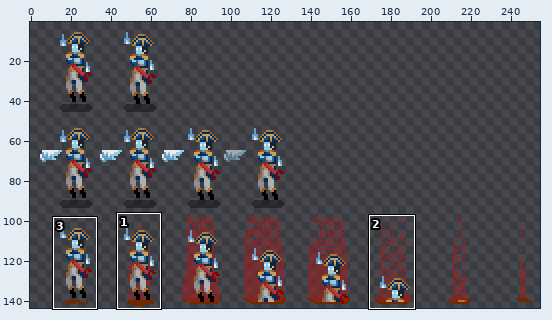
Edited in one commit: sprite sheet (Assets/Sprites/Personajes/Jose_Bonaparte_Full-Sheet.png). The first picture is a wide view before the edit; the outline marks the close-up.
Close-up. Earlier state:
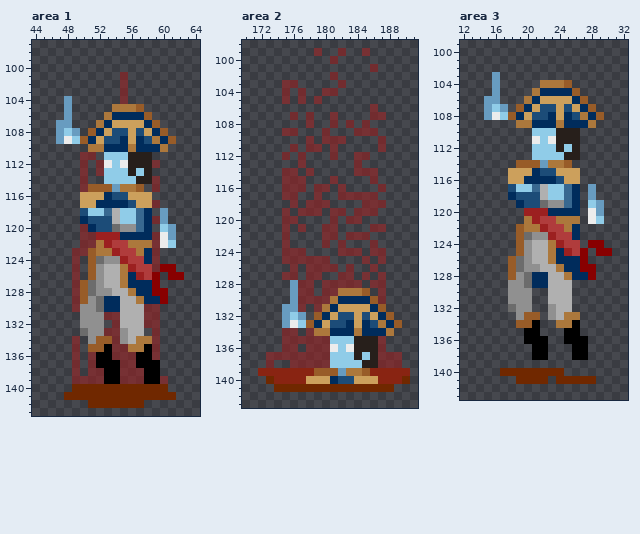
The file is 256x144 pixels. Colours within 5 levels of each other are drawn and written as one. Shown: area 1: x 44..64, y 97..143; area 2: x 170..191, y 98..143; area 3: x 12..32, y 99..143. The wide view leaves out empty margins. The commit also changed other parts of the picture, which this record leaves out.
After:
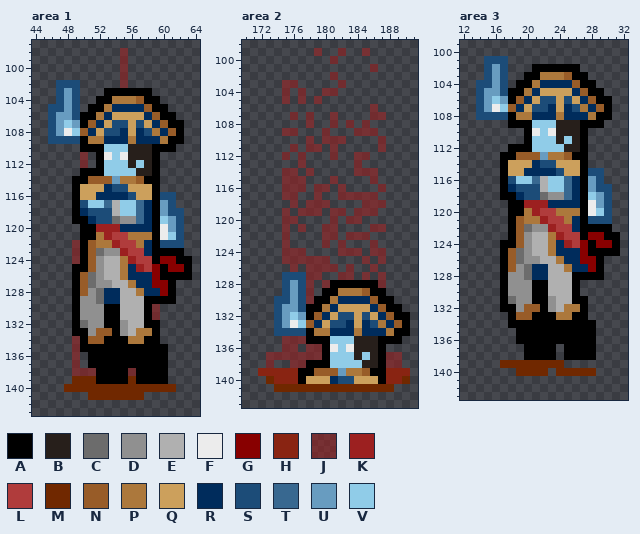
Palette (. is transparent): A #000000  B #271f1b  C #6c6c6c  D #909090  E #b0b0b0  F #ececec  G #880000  H #892412  J #9c202092  K #9c2020  L #b03c3c  M #702800  N #985c28  P #ac783c  Q #cca05c  R #002c5c  S #1c4c78  T #386890  U #689cc0  V #90cce8
The edit:
Changed rows in their new state; - is an unchanged pixel.
Area 1:
first column x 46:
 98 ---------J--------
 99 ---------J--------
100 ---------J--------
102 -SSS--------------
103 -SUS---AAAAAA-----
104 -S-S--AAPPPNAA----
105 SS-S-AAPRRRRNAA---
106 SU-SAAPRQQQQRNAA--
107 S-VUANRQSS-SQRNAA-
108 S-FVNRQS-R-RSPRNA-
109 SSSSAPPRR-P-RRPAA-
110 ----AAAVVVBBBAAA--
111 -----.AF-F---A----
112 ------AV-V-V-A----
113 ----AAA---VB-A----
114 ---AANNNUPPNAA----
115 ---AQQQRSSQQQA----
116 ---A--R-RRS--ASS--
117 ---ASVVTEVVTRAUS--
118 ---ARSSS-----A-SS-
119 ---AAR--CDD--AVUS-
120 ----AAKKKRRR-AF-S-
121 ----AAP-LLPPPA-VS-
122 ---JAN-PK-L-RASSS-
123 ----A-CDDK-L-AAAA-
124 ----A-DEEPK-LAGGAA
125 ---AA-----RK-GA-GA
126 ---ANC-----RR-AAAA
127 ---A---D-EP---GA--
128 ---A-DCRR-EP-R-A--
129 ---AD------EAAAA--
130 ---A--DAA---A-----
131 ---A---AA---A-----
132 ---AC--AAD--AA----
133 ---AA-NNA--PPA----
134 ----AN-AAAP-AA----
135 ----AAA-AAAA-AA---
136 -----A--AAA--AA---
137 -----A---AA---A---
138 ----J-A--A-A--A---
139 ---MMMA--AMA--A---
140 --M------------M--
141 --...-------....--
142 -----.......------
Area 2:
first column x 174:
127 -SSS-------------
128 -S-S---AAAAAA----
129 -S-S--AA----AA---
130 SS-S-AA------AA--
131 S--SAA--------AA-
132 S---A----------AA
133 S---------------A
134 SSSSA----------AA
135 ----AAA------AAA-
136 ------A------A---
137 ------A------A---
138 ----AAA------A---
139 ---AA-------AA---
140 ---A---------A---
Area 3:
first column x 14:
101 -SSS--------------
102 -SUS---AAAAAA-----
103 -S-S--AAPPPNAA----
104 SS-S-AAPRRRRNAA---
105 SU-SAAPRQQQQRNAA--
106 S-VUANRQSS-SQRNAA-
107 S-FVNRQS-R-RSPRNA-
108 SSSSAPPRR-P-RRPAA-
109 ----AAAVVVBBBAAA--
110 ------AF-F---A----
111 ------AV-V-V-A----
112 ----AAA---VB-A----
113 ---AANNNUPPNAA----
114 ---AQQQRSSQQQA----
115 ---A--R-RRS--ASS--
116 ---ASVVTEVVTRAUS--
117 ---ARSSS-----A-SS-
118 ---AAR--CDD--AVUS-
119 ----AAKKKRRR-AF-S-
120 ----AAP-LLPPPA-VS-
121 ----AN-PK-L-RASSS-
122 ----A-CDDK-L-AAAA-
123 ----A-DEEPK-LAGGAA
124 ---AA-----RK-GA-GA
125 ---ANC-----RR-AAAA
126 ---A---D-EP---GA--
127 ---A-DCRR-EP-R-A--
128 ---AD------EAAAA--
129 ---A--DAA---A-----
130 ---A---AA---A-----
131 ---AC--AAD--AA----
132 ---AA-NNA--PPA----
133 ----AN-AAAP-AA----
134 ----AAA-AAAA-AA---
135 -----A--AAA--AA---
136 -----A---AA---A---
137 ------A--A-A--A---
138 ------A--A-A--A---
139 ---MMMMMMMM-------
140 ---..----.-MMMM---
141 -----....-.....---
